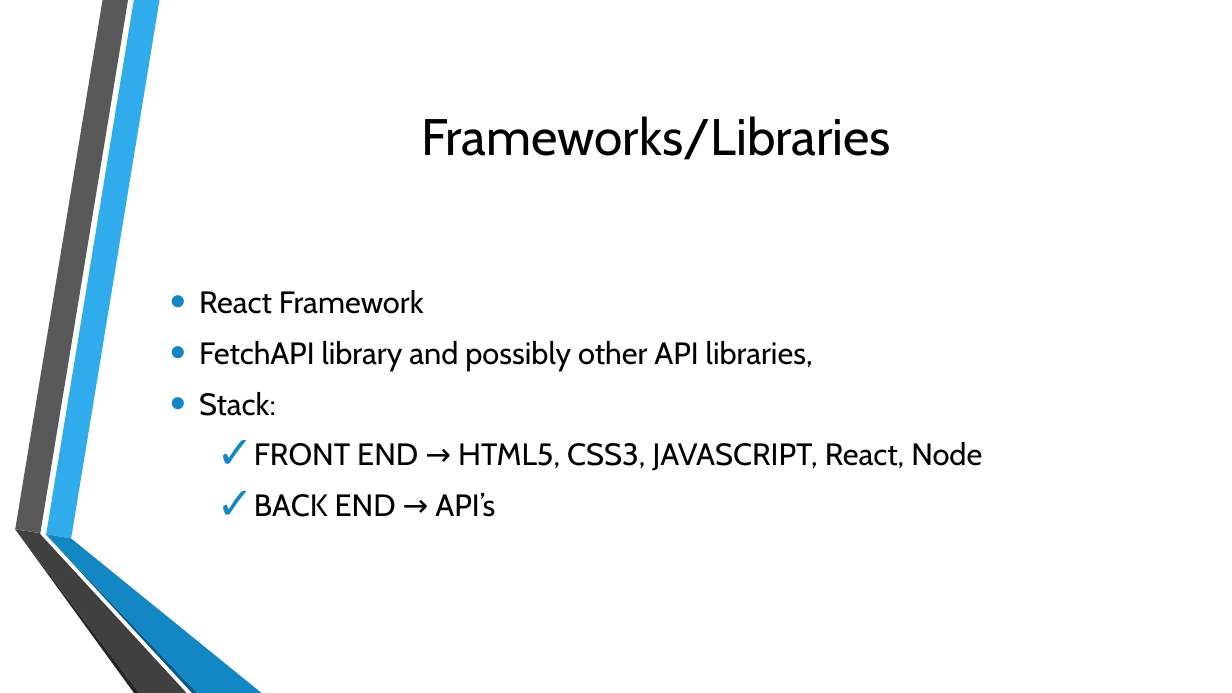
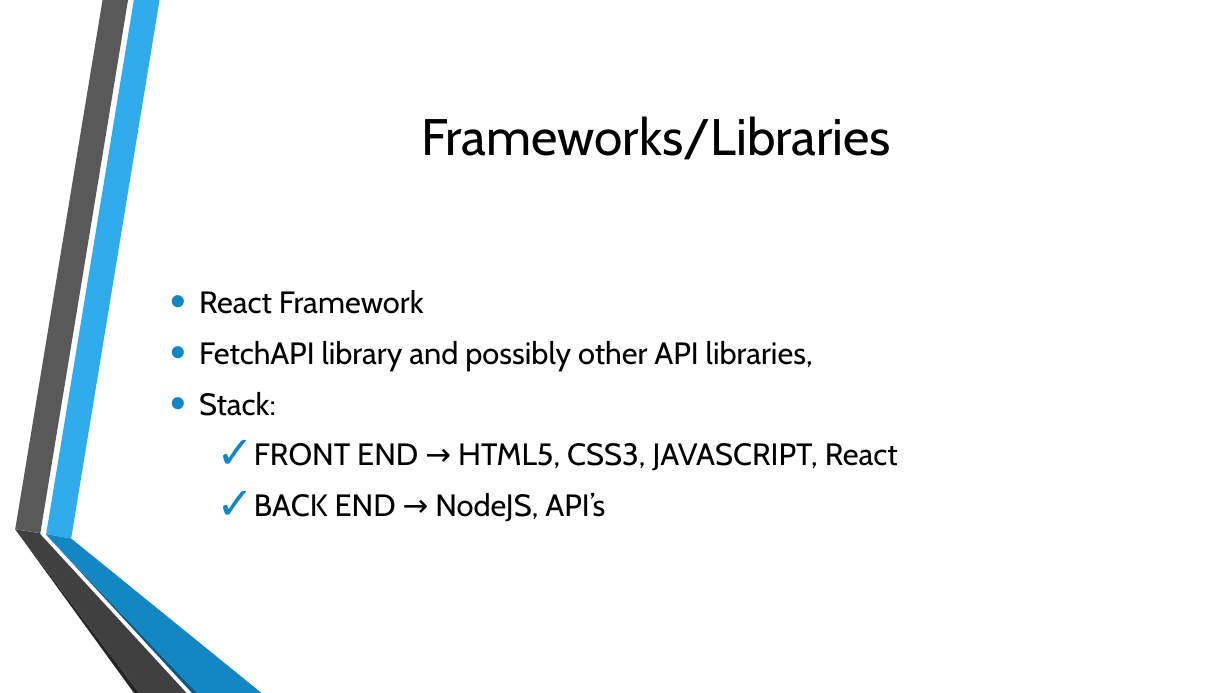
Before and after one commit to HarshaRamayanam/webdev-project, a slide deck: slide 5 of Project proposal.pptx. Drawn at 1232x693 pixels with LibreOffice and Linux fonts; fonts in the diff are those of the drawing; background and template pictures are left out. Boxes give left, top, right and bottom in pixels: in the first picture for what was removed or moved away, otherwise in the second. Text is boxed around its words. In the diff, an @@ line names an element or a change of style, - is before the commit and + after.

Commit message:
Little changes made (making NodeJS as backend)

```diff
--- a/Project proposal.pptx
+++ b/Project proposal.pptx
@@ text at bbox=[254, 443, 898, 522]: text changed @@
-  ✓ FRONT END → HTML5, CSS3, JAVASCRIPT, React, Node
-  ✓ BACK END → API’s
+  ✓ FRONT END → HTML5, CSS3, JAVASCRIPT, React
+  ✓ BACK END → NodeJS, API’s
```
Also in this commit, not shown: 1 other file.
